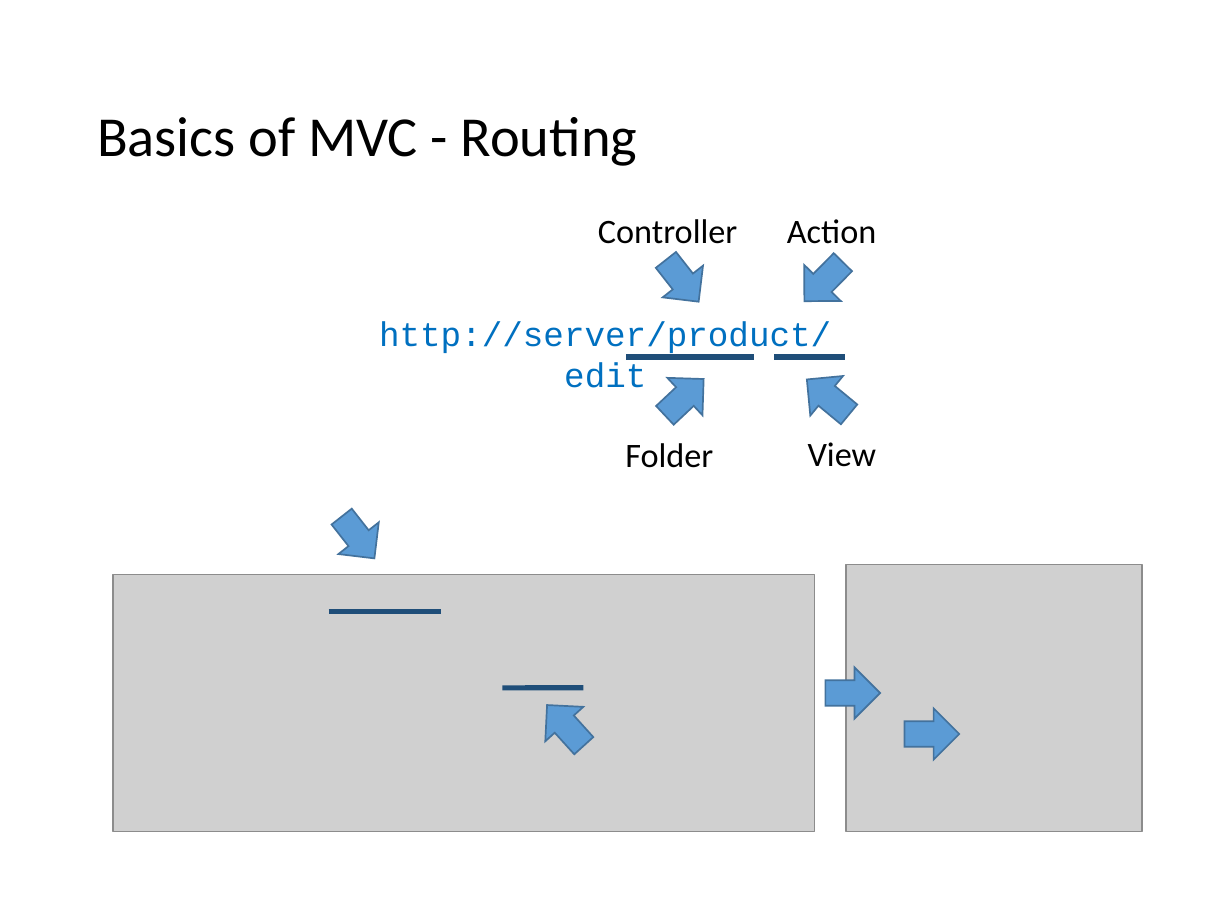
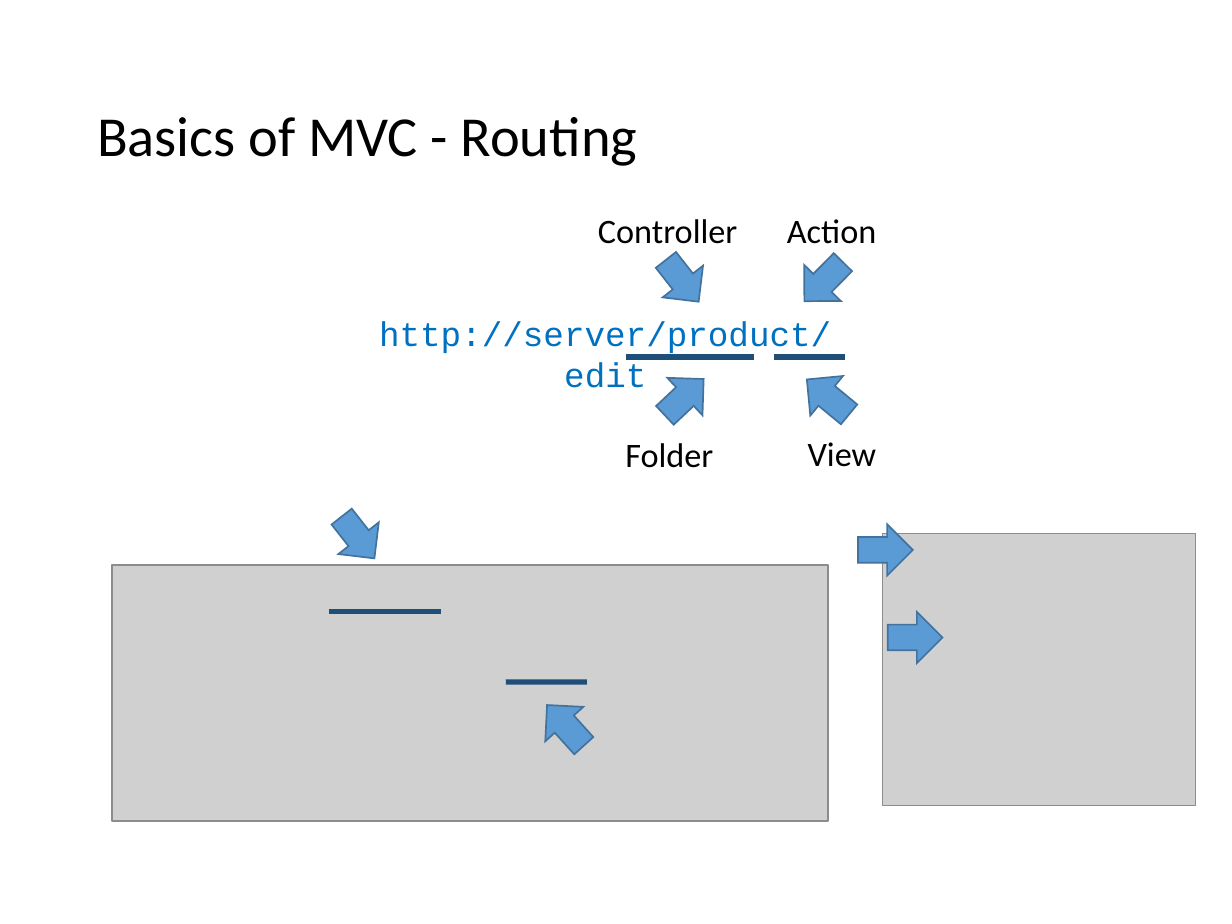
Before and after one commit to VolareSoftware/Presentations, a slide deck: slide 8 of Intro to MVC and Web API - Denver Dev Days/Introduction to MVC and Web API.pptx (slide 6 before the commit). Drawn at 1232x924 pixels with LibreOffice and Linux fonts; fonts in the diff are those of the drawing; grey boxes stand for pictures. Boxes give left, top, right and bottom in pixels: in the first picture for what was removed or moved away, otherwise in the second. Text is boxed around its words. In the diff, an @@ line names an element or a change of style, - is before the commit and + after.

Commit message:
save point with more on routing and views

```diff
--- a/Intro to MVC and Web API - Denver Dev Days/Introduction to MVC and Web API.pptx
+++ b/Intro to MVC and Web API - Denver Dev Days/Introduction to MVC and Web API.pptx
@@ right arrow: place and size @@
-right arrow at (825, 668, 880, 719)
+right arrow at (857, 525, 912, 577)
@@ picture: place and size @@
-picture at (846, 564, 1142, 832)
+picture at (883, 533, 1196, 806)
@@ picture: place and size @@
-picture at (113, 574, 814, 832)
+picture at (112, 565, 828, 822)
@@ right arrow: place and size @@
-right arrow at (904, 708, 958, 760)
+right arrow at (888, 612, 942, 664)
@@ line moved from (503, 687) - (584, 687) to (506, 683) - (586, 683) @@
```
Also in this commit, not shown: 17 other slides changed, 8 slides added, 2 slides removed, 1 other file.
